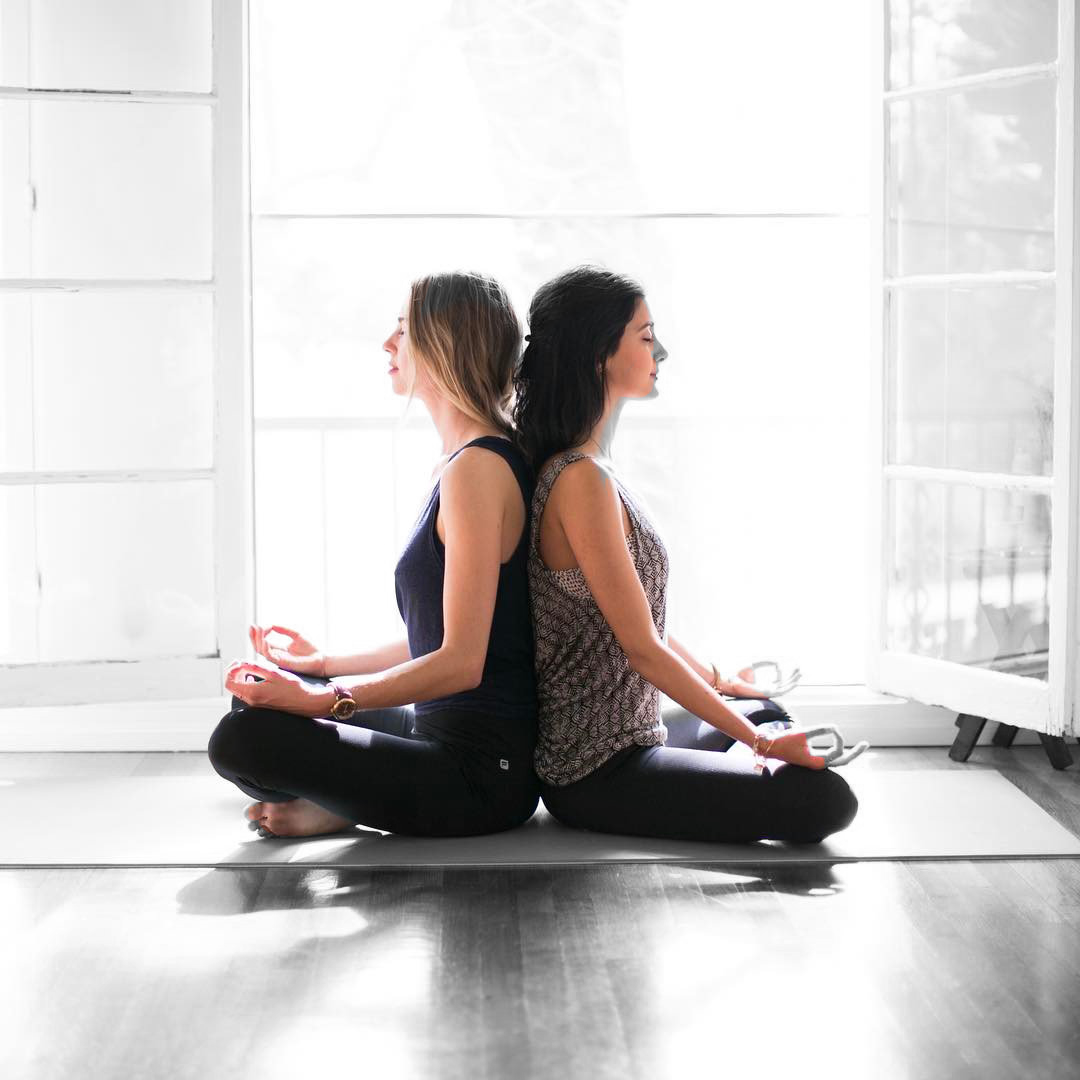
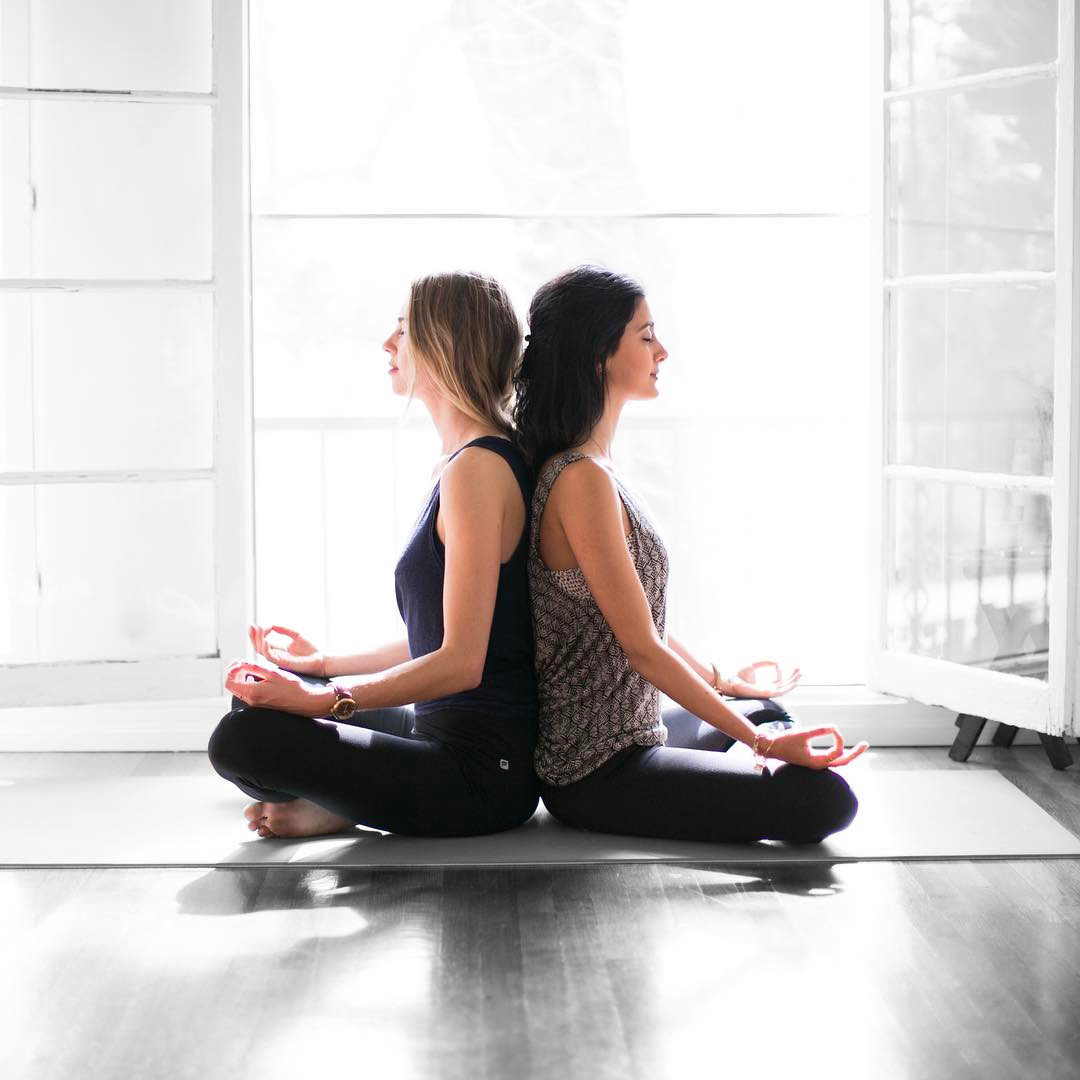
Two versions of the same layered image (1080x1080). Layer-by-layer changes:
painted on "Grayscale" over 207, 262, 869, 843
